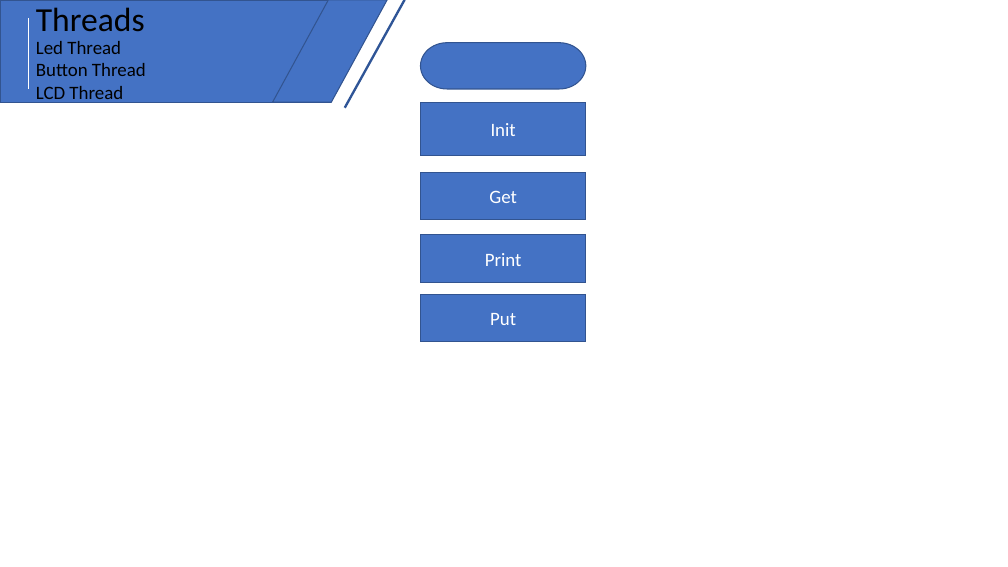
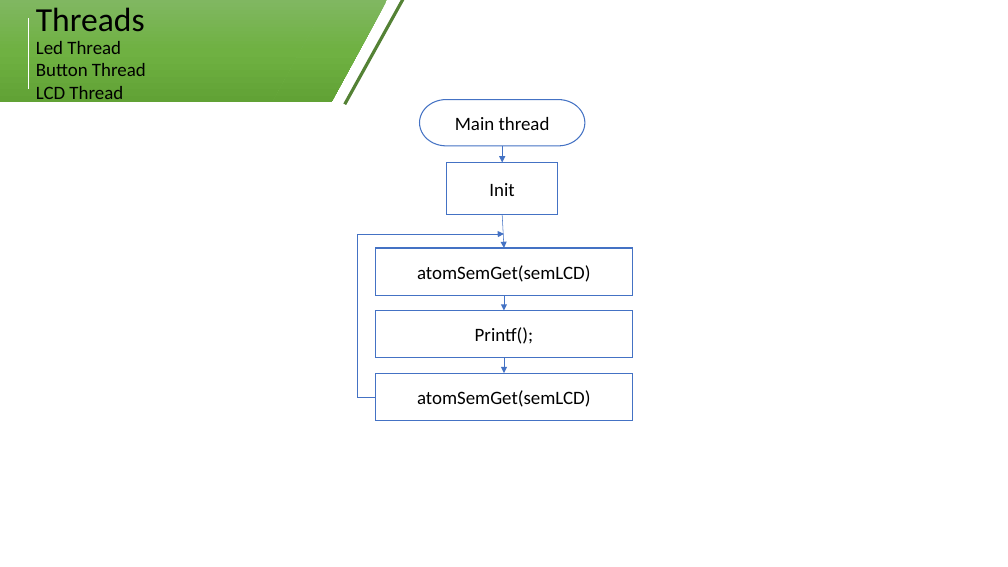
Before and after one commit to wathui99/FPT_Lab, a slide deck: slide 12 of Document/Bản trình bày1.pptx (slide 13 before the commit). Drawn at 1008x567 pixels with LibreOffice and Linux fonts; fonts in the diff are those of the drawing. Boxes give left, top, right and bottom in pixels: in the first picture for what was removed or moved away, otherwise in the second. Text is boxed around its words. In the diff, an @@ line names an element or a change of style, - is before the commit and + after.

```diff
--- a/Document/Bản trình bày1.pptx
+++ b/Document/Bản trình bày1.pptx
@@ rectangle at [0,0,330,102]: fill #4472C4 to gradient #81B861 to #6FB242 to #62A336; outline #325491 1 pt to none @@
@@ parallelogram at [273,0,388,102]: fill #4472C4 to gradient #81B861 to #6FB242 to #62A336; outline #325491 1 pt to none @@
@@ line moved from (345, 108) - (405, 0) to (345, 104) - (405, 0) @@
@@ line (345, 104) - (405, 0): stroke #2F5597 2.25 pt to #548235 3 pt @@
@@ pill shape "Main thread": place and size @@
-pill shape "Main thread" at [420,42,586,88]
+pill shape "Main thread" at [420,100,585,146]
@@ text in pill shape at [455,117,550,130]: text added @@
+Main thread
@@ arrow added from (502, 146) to (502, 163), #4472C4 0.5 pt @@
@@ rectangle "Init": place and size @@
-rectangle "Init" at [420,103,586,155]
+rectangle "Init" at [447,163,557,215]
@@ rectangle "Init" at [447,163,557,215]: text colour #FFFFFF to #000000; fill #4472C4 to #FFFFFF; outline #325491 1 pt to #4472C4 1 pt @@
@@ elbow arrow added from (376, 397) to (504, 234), #4472C4 0.5 pt @@
@@ arrow added from (502, 215) to (504, 248), #4472C4 0.5 pt @@
@@ rectangle "atomSemGet(semLCD)": place and size @@
-rectangle "atomSemGet(semLCD)" at [420,172,586,220]
+rectangle "atomSemGet(semLCD)" at [376,248,632,296]
@@ text in rectangle at [417,265,590,282]: text changed; text colour #FFFFFF to #000000 @@
-Get
+atomSemGet(semLCD)
@@ arrow added from (504, 296) to (504, 311), #4472C4 0.5 pt @@
@@ rectangle "Printf();": place and size @@
-rectangle "Printf();" at [420,235,586,283]
+rectangle "Printf();" at [376,311,632,358]
@@ text in rectangle at [475,327,533,344]: text changed; text colour #FFFFFF to #000000 @@
-Print
+Printf();
@@ arrow added from (504, 358) to (504, 374), #4472C4 0.5 pt @@
@@ fill #4472C4 to #FFFFFF; outline #325491 1 pt to #4472C4 1 pt in 4 elements at [420,100,585,146], [376,311,632,358], [376,248,632,296], [376,374,632,421] @@
@@ rectangle "atomSemGet(semLCD)": place and size @@
-rectangle "atomSemGet(semLCD)" at [420,294,586,342]
+rectangle "atomSemGet(semLCD)" at [376,374,632,421]
@@ text in rectangle at [417,390,590,407]: text changed; text colour #FFFFFF to #000000 @@
-Put
+atomSemGet(semLCD)
```
Also in this commit, not shown: 15 other slides changed, 4 slides added, 4 slides removed.
